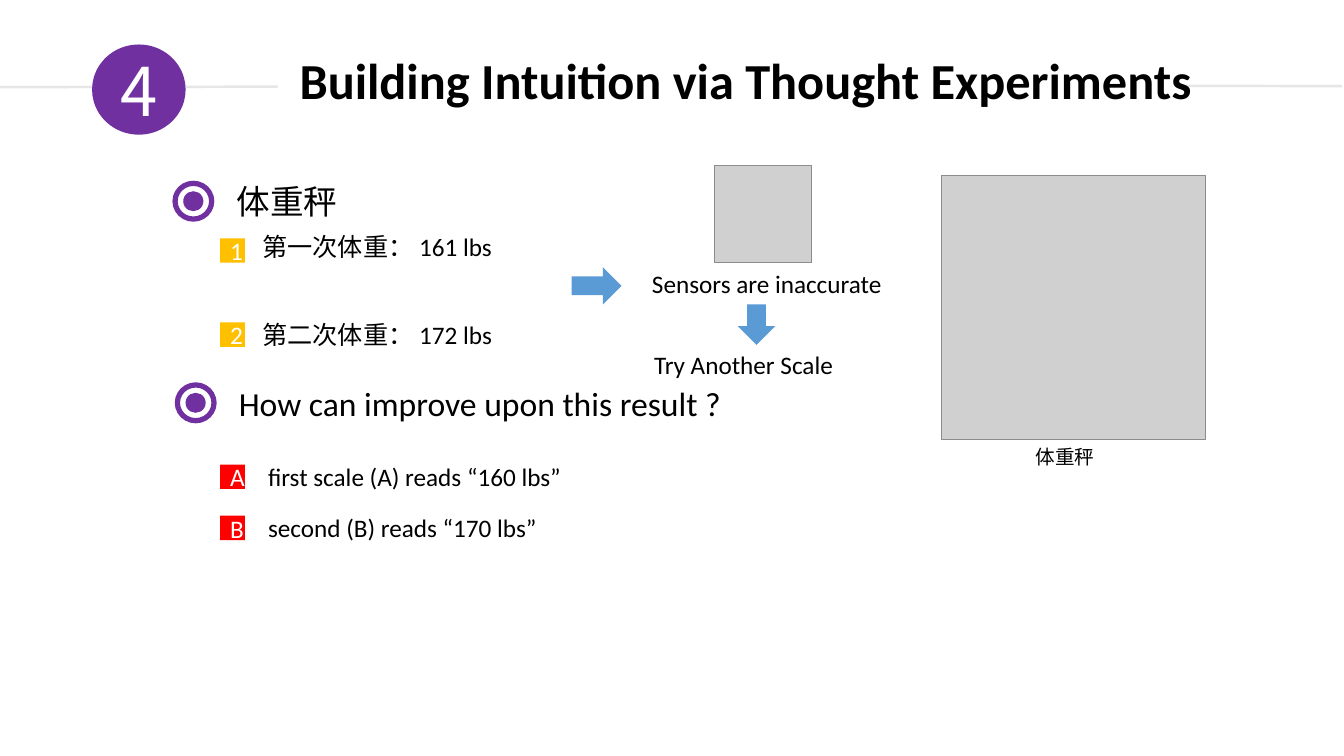
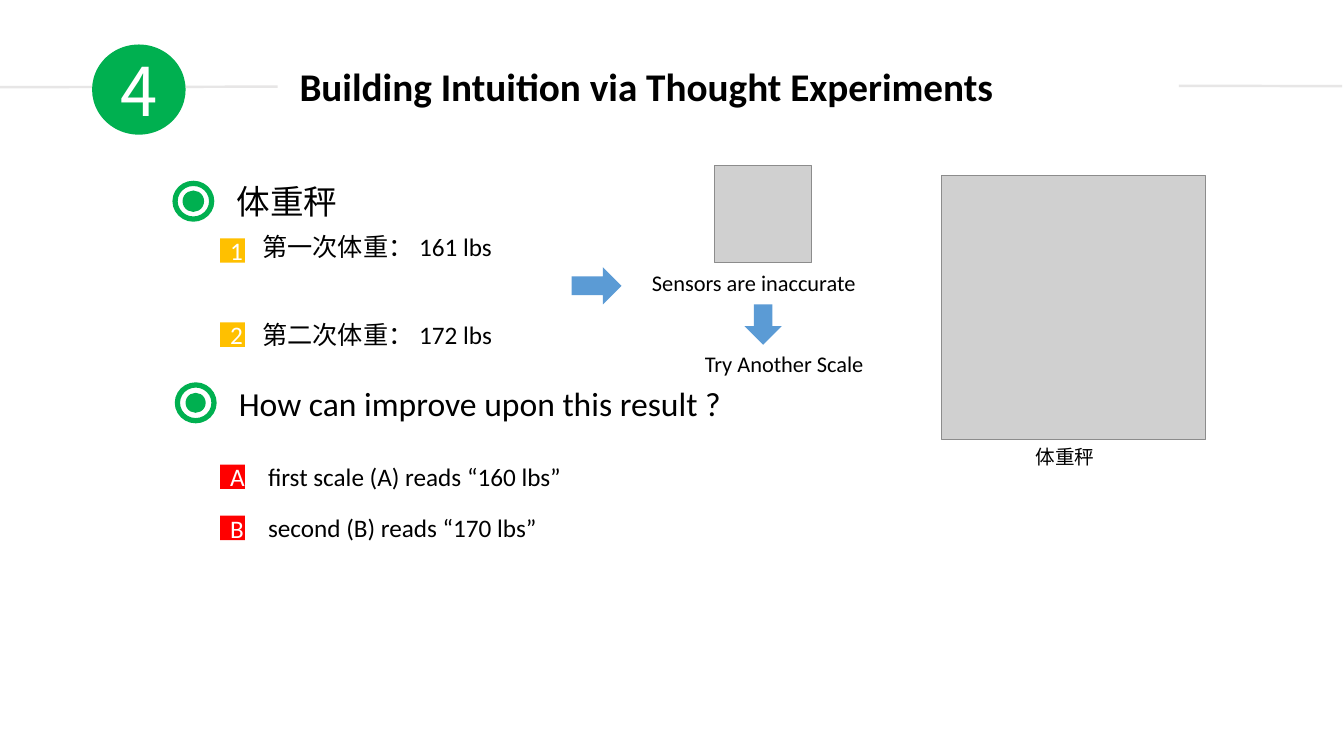
Before and after one commit to duyongquan/LTSLAM, a slide deck: slide 4 of docs/pptx/Kalman and Bayesian Filters/02-g-h-filter.pptx. Drawn at 1344x756 pixels with LibreOffice and Linux fonts; fonts in the diff are those of the drawing; grey boxes stand for pictures. Boxes give left, top, right and bottom in pixels: in the first picture for what was removed or moved away, otherwise in the second. Text is boxed around its words. In the diff, an @@ line names an element or a change of style, - is before the commit and + after.

```diff
--- a/docs/pptx/Kalman and Bayesian Filters/02-g-h-filter.pptx
+++ b/docs/pptx/Kalman and Bayesian Filters/02-g-h-filter.pptx
@@ ellipse "4" at (x1=92, y1=44, x2=186, y2=134): fill #7030A0 to #00B050 @@
@@ text "Building Intuition via Thought Experiments" moved from (x1=300, y1=63, x2=1192, y2=108) to (x1=300, y1=73, x2=993, y2=108) @@
@@ text "Building Intuition via Thought Experiments" at (x1=300, y1=73, x2=993, y2=108): size 36 to 28 pt @@
@@ ellipse at (x1=175, y1=184, x2=212, y2=219): outline #7030A0 3.75 pt to #00B050 3.75 pt @@
@@ ellipse at (x1=184, y1=192, x2=204, y2=212): fill #7030A0 to #00B050; outline none to #00B050 1 pt @@
@@ text "Sensors are inaccurate" at (x1=652, y1=275, x2=855, y2=291): size 18 to 16 pt @@
@@ down arrow moved from (x1=738, y1=304, x2=775, y2=345) to (x1=745, y1=304, x2=782, y2=345) @@
@@ text "Try Another Scale" at (x1=705, y1=356, x2=863, y2=376): size 18 to 16 pt; alignment left to centre @@
@@ ellipse at (x1=177, y1=385, x2=214, y2=420): outline #7030A0 3.75 pt to #00B050 3.75 pt @@
@@ ellipse at (x1=186, y1=393, x2=206, y2=413): fill #7030A0 to #00B050 @@
```
Also in this commit, not shown: 6 other slides changed, 1 slide removed, 8 other files.
